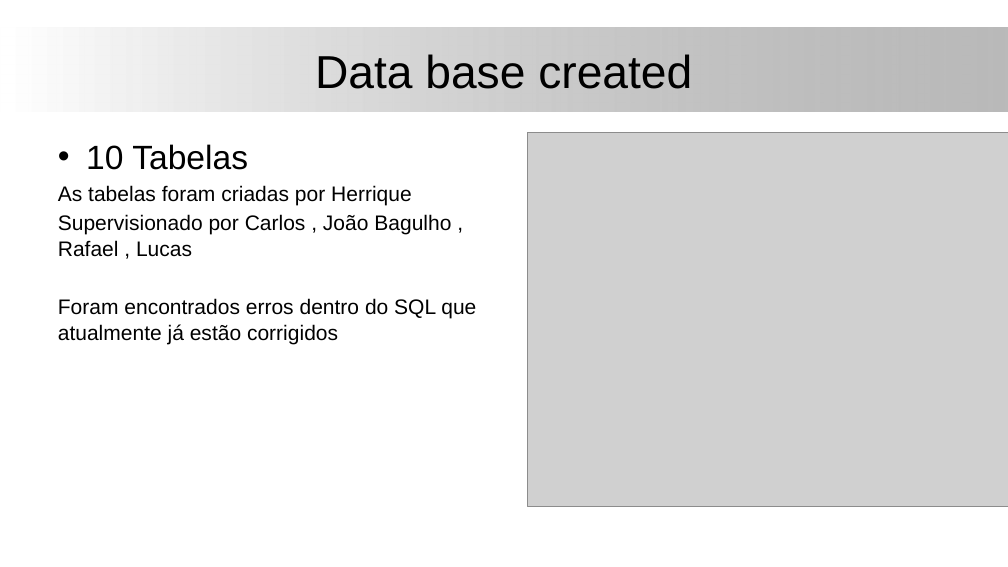
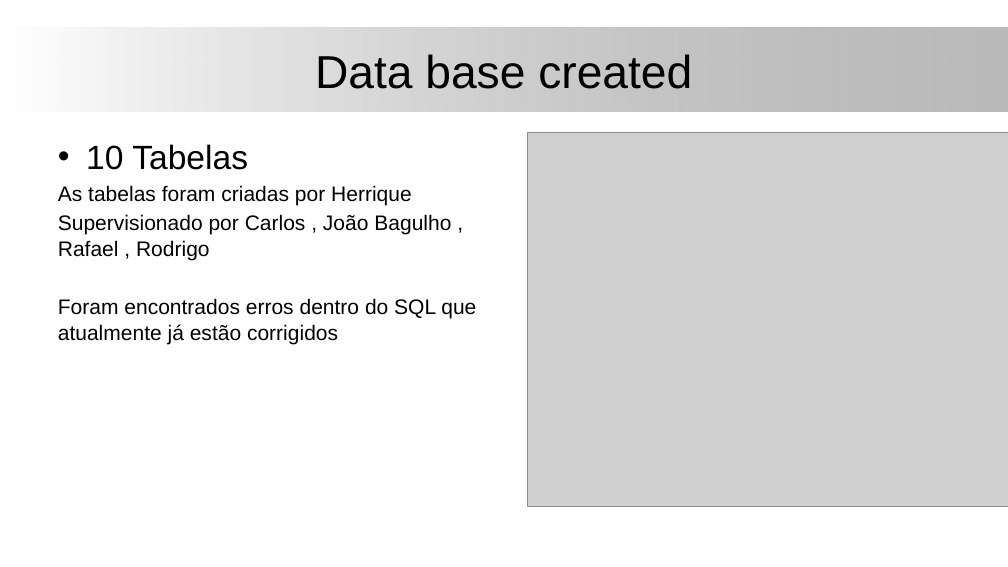
Before and after one commit to Zharlock/K-D, a slide deck: slide 2 of documents/Apresentação_22_11.pptx. Drawn at 1008x567 pixels with LibreOffice and Linux fonts; fonts in the diff are those of the drawing; grey boxes stand for pictures; background and template pictures are left out. Boxes give left, top, right and bottom in pixels: in the first picture for what was removed or moved away, otherwise in the second. Text is boxed around its words. In the diff, an @@ line names an element or a change of style, - is before the commit and + after.

Commit message:
Update Apresentação_22_11.pptx
simple mistake that is now fixed

```diff
--- a/documents/Apresentação_22_11.pptx
+++ b/documents/Apresentação_22_11.pptx
@@ text at (x1=58, y1=214, x2=451, y2=260): text changed @@
-Supervisionado por Carlos , João Bagulho , Rafael , Lucas
+Supervisionado por Carlos , João Bagulho , Rafael , Rodrigo
```
